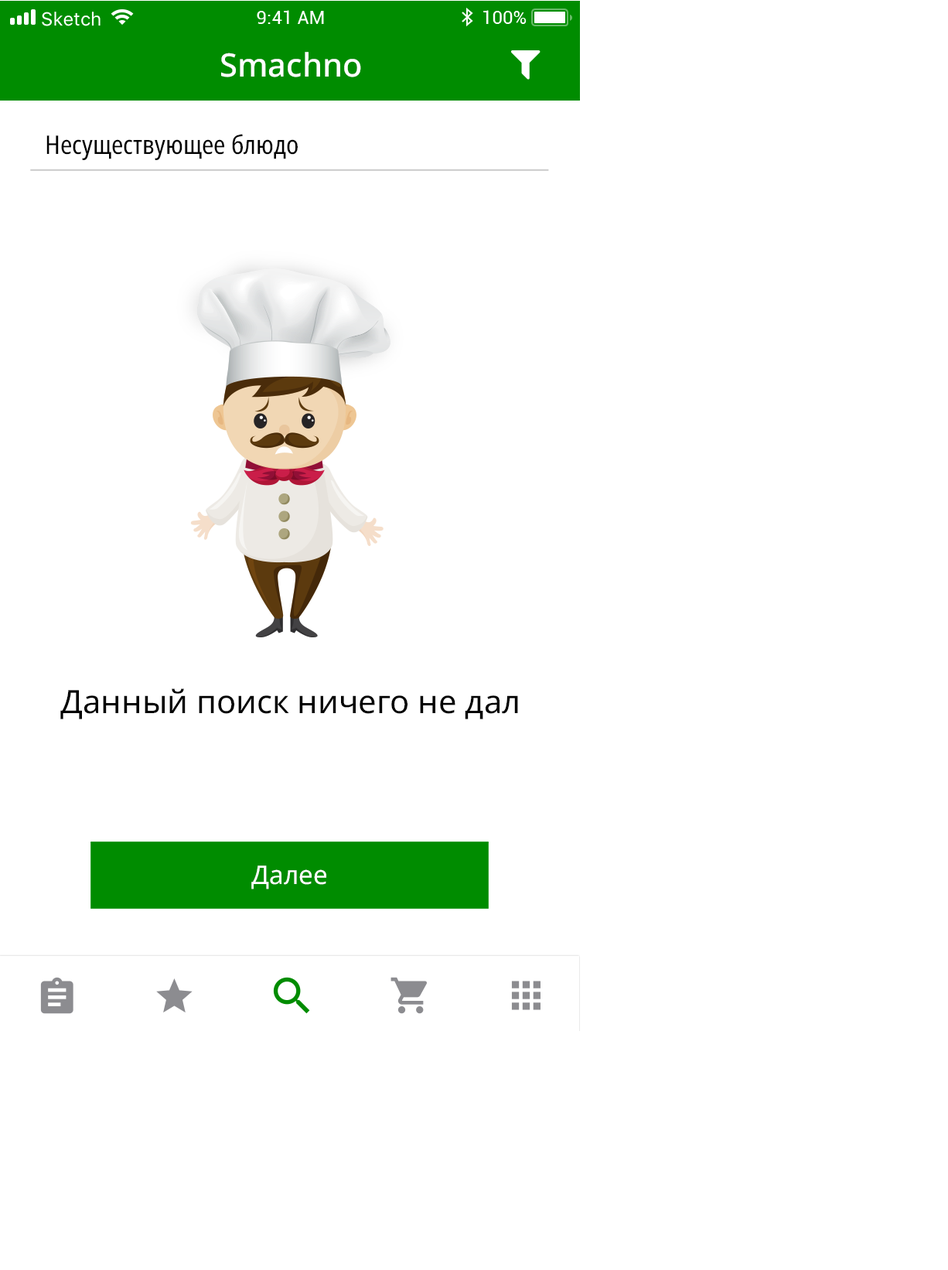
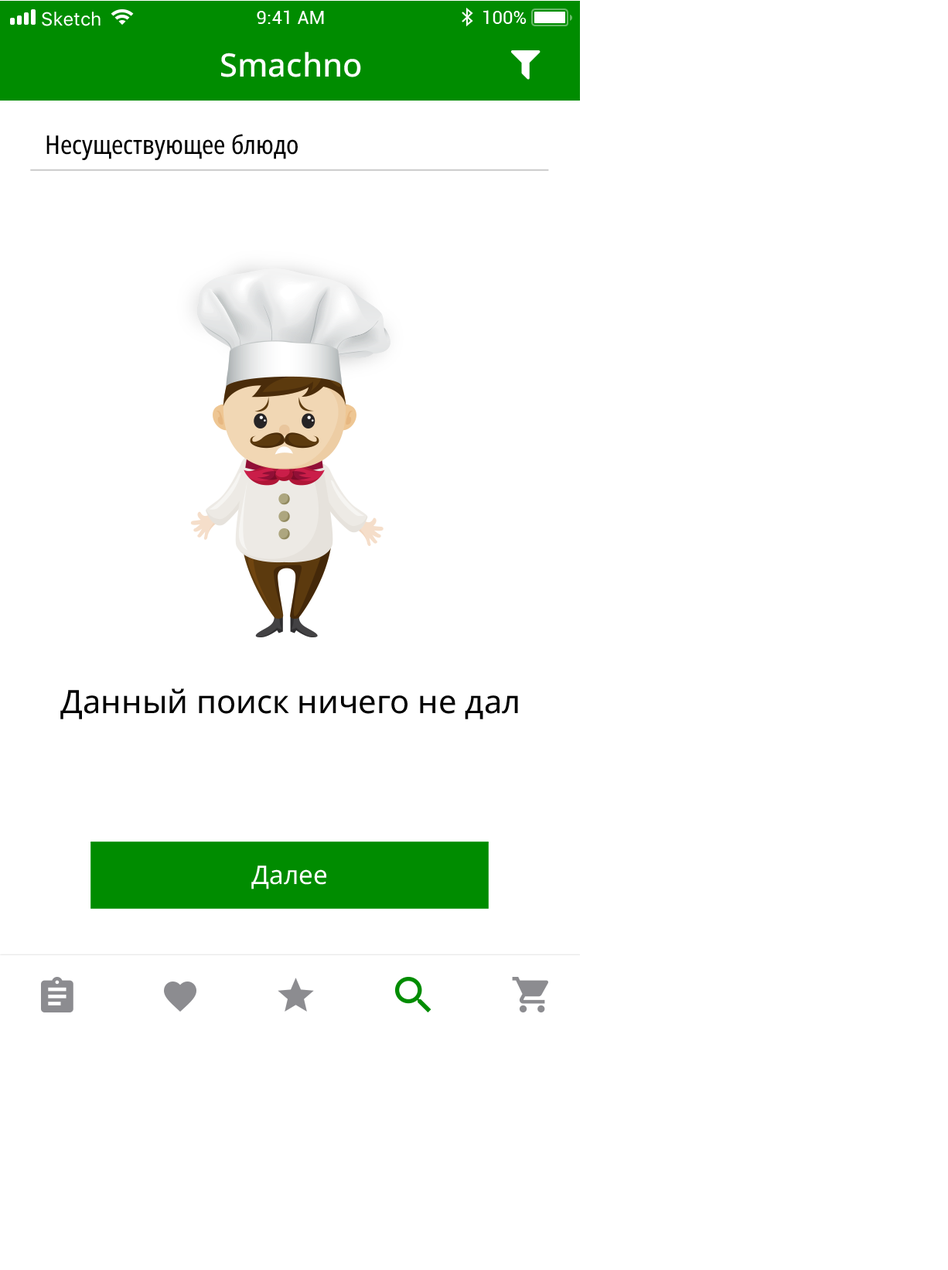
Layer changes from the first 948×1270 image to the second:
unmasked "Compound Shape" (1st of 3, in "smachno_search_no_result" › "Group 1" › "navigator_bar") over [221, 51, 362, 78]
removed layer "-e-more" from group "menu" over [511, 980, 541, 1010]
added layer "-e-recommendation" in group "menu" over [163, 981, 197, 1012]
painted on "-e-home", unmasked it over [40, 976, 74, 1014]
painted on "-e-favorit", unmasked it over [156, 977, 314, 1013]
painted on "-e-search", unmasked it over [272, 976, 432, 1014]
painted on "-e-shop", unmasked it over [390, 976, 549, 1014]
painted on "Compound Shape" (2nd of 3, in "smachno_search_no_result" › "Group 1" › "menu"), unmasked it over [0, 954, 580, 1031]
